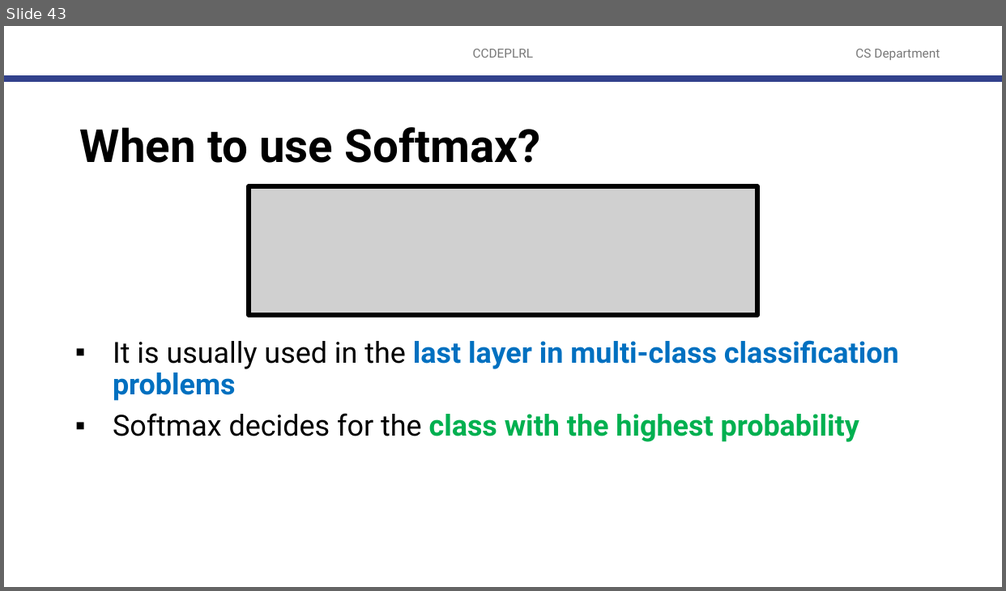
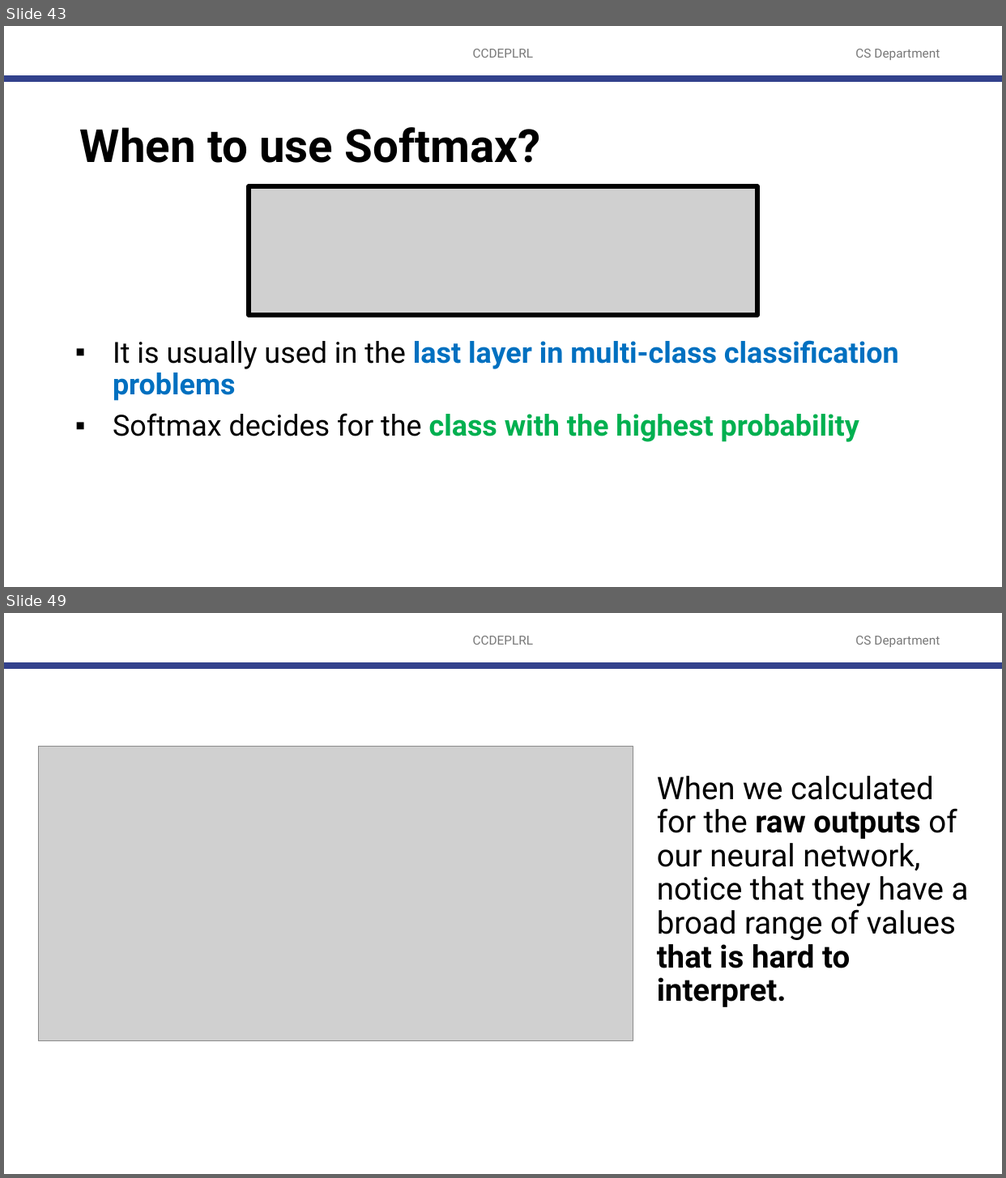
Before and after one commit to robitussin/CCDEPLRL, a slide deck: 1 - Introduction to Deep Learning/Activation Functions.pptx. Shown one above the other, each under a label of ours: slide 43 before the commit, slides 43 and 49 after it; the slides between them are not shown. The pictures are 1006x591 and 1006x1178 pixels, drawn with LibreOffice and Linux fonts; fonts in the diff are those of the drawing; grey boxes stand for pictures; background and template pictures are left out. Boxes give left, top, right and bottom in pixels: in the first picture for what was removed or moved away, otherwise in the second. Text is boxed around its words. In the diff, an @@ line names an element or a change of style, - is before the commit and + after.

```diff
--- a/1 - Introduction to Deep Learning/Activation Functions.pptx
+++ b/1 - Introduction to Deep Learning/Activation Functions.pptx
@@ slide 49 added at (x1=4, y1=613, x2=1002, y2=1174), background #FFFFFF; not listed: 3 template elements that a slide beside it also shows @@
@@ picture added at (x1=39, y1=747, x2=633, y2=1041) @@
@@ text added at (x1=657, y1=776, x2=969, y2=969), 30 pt, text #000000 @@
+When we calculated for the raw outputs of our neural network, notice that they have a broad range of values that is hard to interpret.
```
Also in this commit, not shown: 3 slides changed, 28 other slides added, 1 slide removed.
